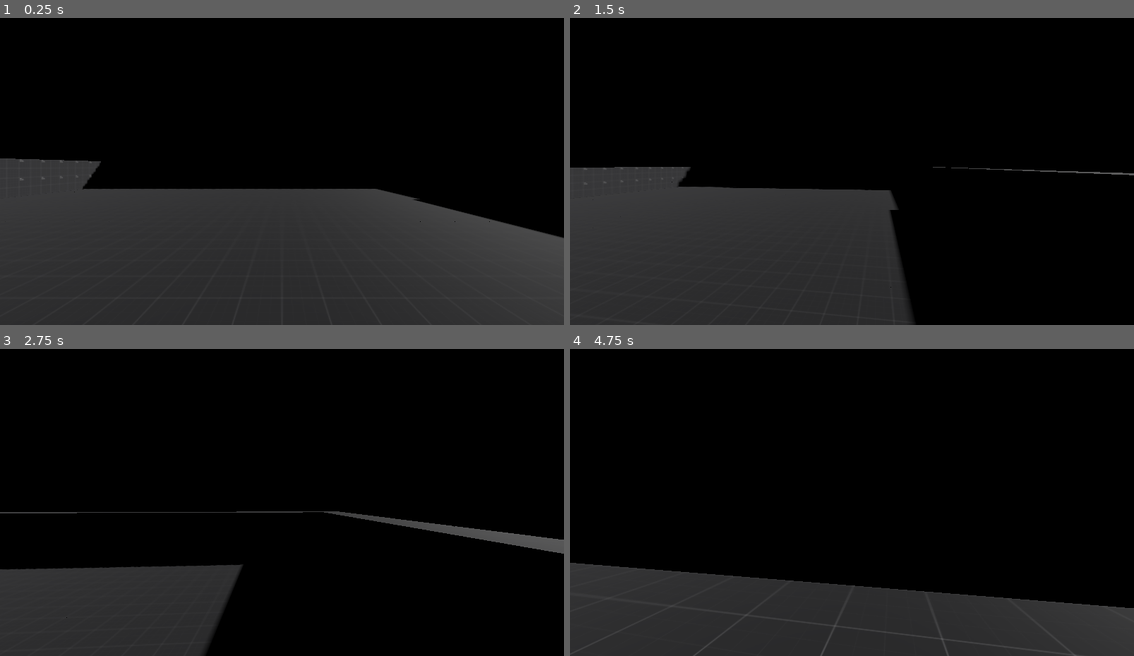
Above: before the commit, frames 1-4 (two rows, left to right).
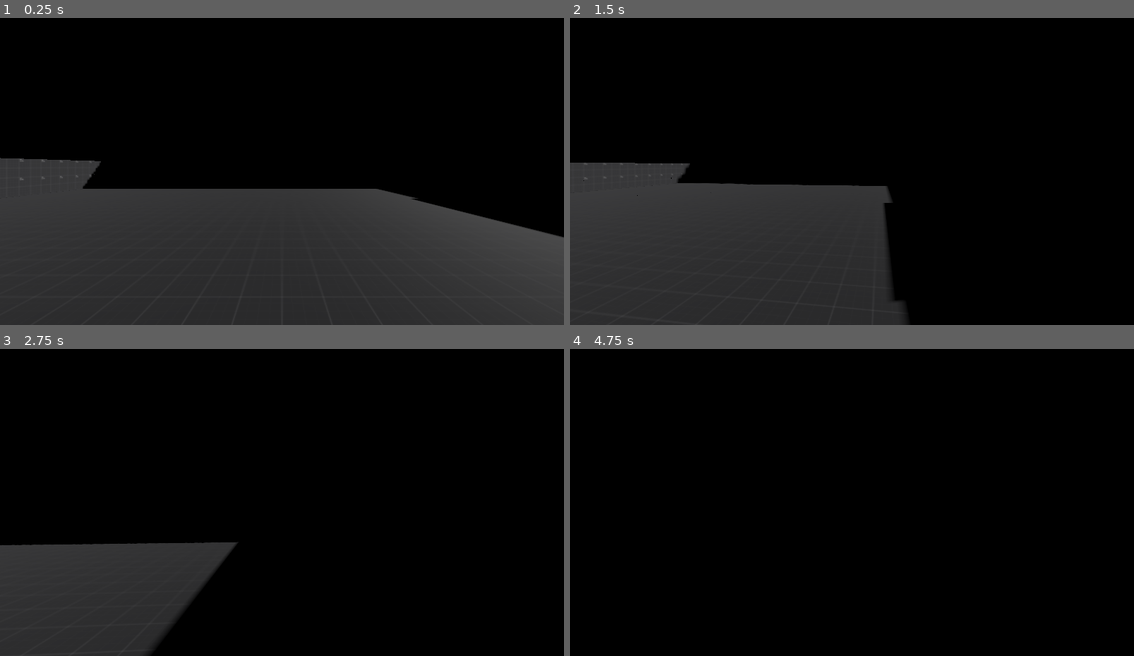
Above: after the commit, the same moments.

Repository: rodrigowillsilva/D3_-3
Game: Godot game, scene res://Scenes/gray_box.tscn
The game is run twice, just before and just after one commit, with the same random seed, the same clock (stepped at 60 frames per second) and the same inputs. The project has no main scene, so this scene is started directly. A sky picture missing from this copy of the repository is replaced by a grey-blue gradient.
Inputs (mouse positions are in pixels of both pictures, inside the frame that each line leads up to):
- Up to frame 1 (0.25 s): no input
- Up to frame 2 (1.5 s): tap Enter at 0.5 s; move the mouse to (976, 150) at 0.52 s; hold D (move_right) 0.53-1.28 s; tap Space (space) at 0.6 s; click (976, 150) at 0.67 s; move the mouse to (823, 168) at 1.27 s; hold W (move_up) from 1.28 s (still down); click (823, 168) at 1.35 s
- Up to frame 3 (2.75 s): keep holding W (move_up); tap Space (space) at 1.55, 2.3 s; move the mouse to (293, 493) at 2.02 s; right-click (293, 493) at 2.1 s
- Up to frame 4 (4.75 s): keep holding W (move_up); move the mouse to (823, 560) at 2.77 s; tap Space (space) at 2.85, 3.6, 4.25, 4.55 s; click (823, 560) at 2.92 s; move the mouse to (891, 502) at 3.52 s; move the mouse to (806, 493) at 4.27 s; click (806, 493) at 4.35 s

The runs differ from the first frame. In frame 1, less than 0.1% of the frame differs, in the area x 0-100%, y 45-72%; in frame 2, 1.6%; in frame 3, 6.5%; in frame 4, 23%, in the area x 0-100%, y 69-100%.

Commit message:
Movement bugfix

Diff:
--- a/project-west/Scripts/player.gd
+++ b/project-west/Scripts/player.gd
@@ -12,24 +12,30 @@
 var input_dir: Vector2
 
 
+func _physics_process(delta: float) -> void:
+	var velocity_xz = Vector3(velocity.x, 0, velocity.z)
+	var velocity_y = Vector3(0, velocity.y, 0)
 
-func _physics_process(delta: float) -> void:
 	# Add the gravity.
 	if not is_on_floor():
-		velocity += gravity * delta * Vector3(0, -1, 0)
+		velocity_y += gravity * delta * Vector3(0, -1, 0)
 
 	# Handle jump.
 	if Input.is_action_just_pressed("space") and is_on_floor():
-		velocity.y = sqrt(jumpHeight * 2.0 * gravity)
+		velocity_y.y = sqrt(jumpHeight * 2.0 * gravity)
 	# Get the input direction and handle the movement/deceleration.
 	# As good practice, you should replace UI actions with custom gameplay actions.
 	#var input_dir := Input.get_vector("move_left", "move_right", "move_up", "move_down")
 
+	print(transform.basis * Vector3(input_dir.x, 0, input_dir.y))
 	var direction := (transform.basis * Vector3(input_dir.x, 0, input_dir.y)).normalized()
 	if direction:
-		velocity = velocity.move_toward(direction * maxSpeed, acceleration * delta)
+		velocity_xz = velocity_xz.move_toward(direction * maxSpeed, acceleration * delta)
 	else:
-		velocity = velocity.move_toward(Vector3(), deceleration * delta)
+
+		velocity_xz = velocity_xz.move_toward(Vector3(), deceleration * delta)
+
+	velocity = velocity_xz + velocity_y
 
 	move_and_slide()
 
Not shown: 4 places in project-west/Scenes/TileSet/Libraries/gray_box_lib.tres that only renumber resources
